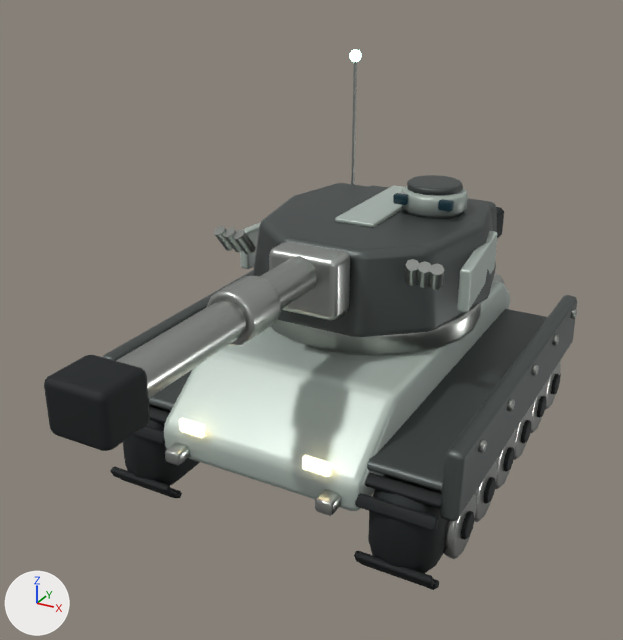
One commit to the glTF model github-io/public/models/tank.glb: the scene before it, then after it.
The view is the same before and after, from a camera (50 mm lens) standing at (2.51, -5.31, 3.61) and looking at (-0.03, -0.71, 1.31). The axes (+X, +Y, +Z) are drawn at lower left. The lights are the same throughout. The older version comes first. Where no turn or scale is listed for an object, it has been applied to the vertices. Vertices at exactly the same position are counted once.

In view in the first picture: 'Armor.006', 'Hull.001', 'Main_cannon', 'Muzzle_brake', 'Steel.006', 'Tracks.001', 'Turret_head.004', 'Turret_head.005', 'Turret_head.006', 'Turret_head.008', 'Wheels.001' and 3 more.
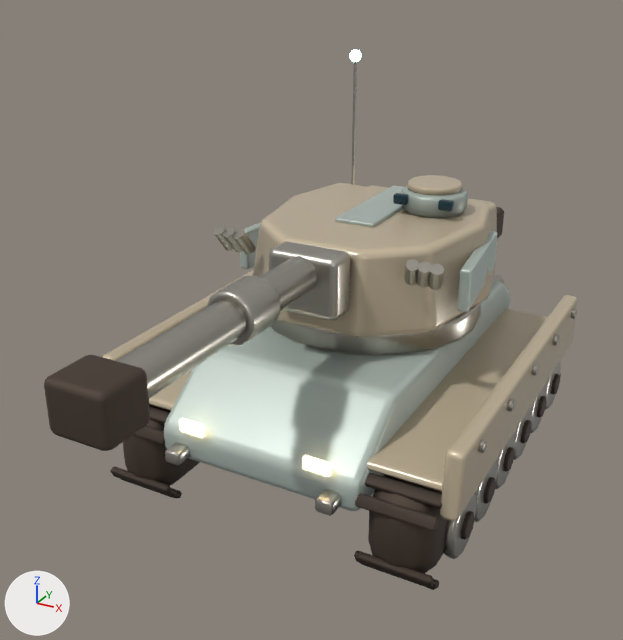
Where the change shows, as pixel boxes [x1, y1, x2, y2] in the pictures (623 x 640 px):
'Armor.006', recoloured (lighter)
    both: [103, 270, 577, 521]
'Tracks.001', surface changed
    both: [110, 374, 561, 590]
'Muzzle_brake', surface changed
    both: [44, 355, 150, 451]
'Turret_head.008', surface changed
    both: [496, 207, 504, 238]
part 1 of me_turret_head_004, recoloured (lighter)
    both: [253, 180, 497, 337]

Edits to the bpy script that builds the scene:
```text
Change mat_undercarriage_006:
    where n2 = _N.new('ShaderNodeMix'); n2.name = 'Mix'
    n2.inputs[7].default_value: (0.0168, 0.0212, 0.0232, 1.0) -> (0.0887, 0.0612, 0.0452, 1.0)  # 'B', black #23282a -> 'B', brown #54463c
Add mat_armor_004:
    mat_armor_004 = bpy.data.materials.new('Armor.004')
    # nodes: BsdfPrincipled, Mix, OutputMaterial, VertexColor
    # colours: beige #d6c6aa, mixed with the vertex colours
Change me_armor_006:
    where me_armor_006.from_pydata(...)  # 160 vertices, 304 faces; spans x -1.3..1.3, y -1.42..1.32, z 0.6..1.04
    remove me_armor_006.materials.append(mat_armor_006)
    add me_armor_006.materials.append(mat_armor_004)
Change me_turret_head_004:
    where me_turret_head_004.from_pydata(...)  # 208 vertices, 404 faces; spans x -0.85..0.85, y -0.72..1.35, z 1.24..2.03
    used by ob_turret_head_004; location = (0.0, 0.0, 0.0)
    me_turret_head_004 part 1: 375 faces spanning x -0.85..0.85, y -0.72..1.35, z 1.24..2.03 switch from mat_armor_006 to mat_armor_004
```
